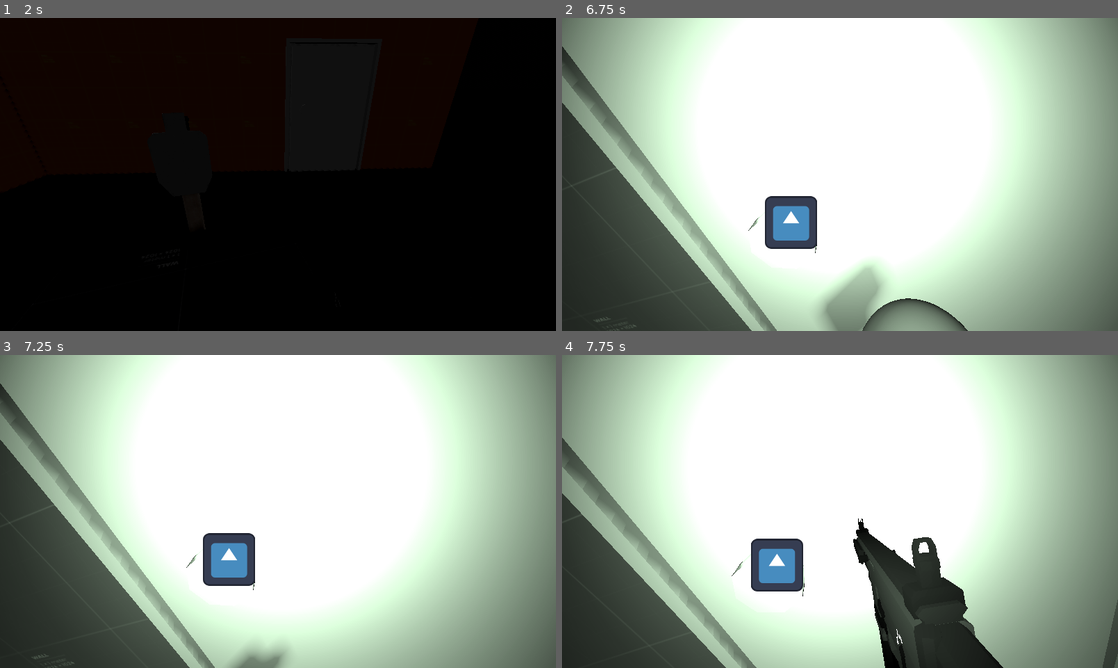
Above: before the commit, frames 1-4 (two rows, left to right).
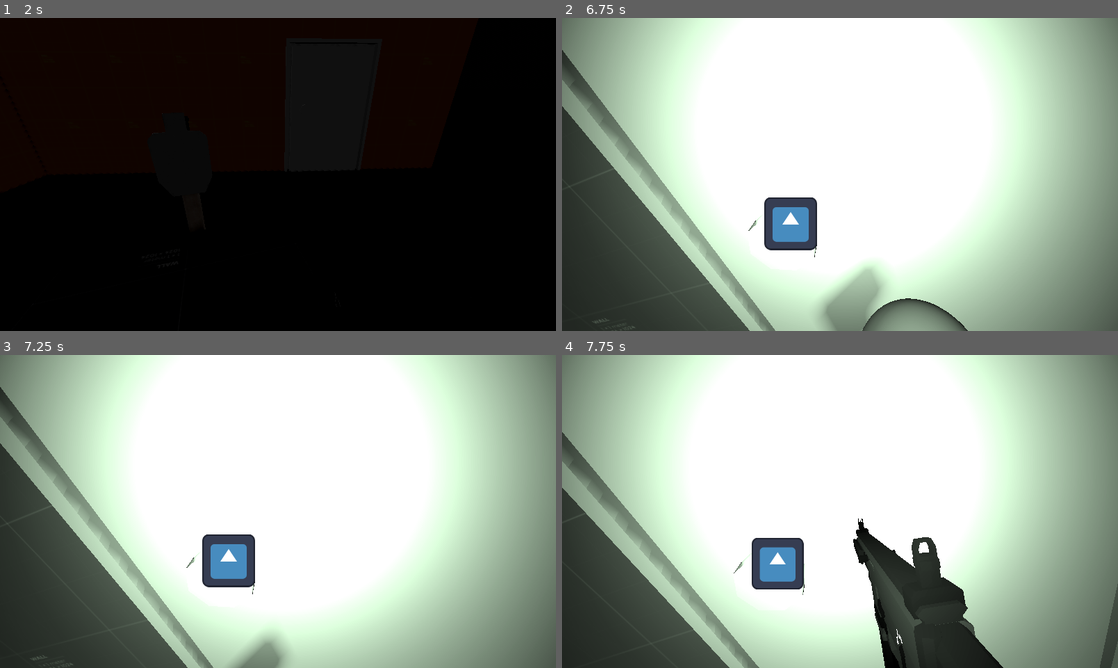
Above: after the commit, the same moments.

Repository: Ieida/Tactical-FPS-Godot
Game: Godot game, scene res://main_menu/main_menu.tscn
The game is run twice, just before and just after one commit, with the same random seed, the same clock (stepped at 60 frames per second) and the same inputs. The engine's default icon, where the game draws it, is replaced by a stand-in: a white triangle on a blue panel in a dark square.
Inputs (mouse positions are in pixels of both pictures, inside the frame that each line leads up to):
- Up to frame 1 (2 s): click "PLAY TEST" at 0.5 s; tap Enter at 1.25 s; move the mouse to (305, 174) at 1.27 s; hold W (move_forward) from 1.28 s (still down); tap 3 (grenade) at 1.35 s; tap 1 (primary) at 1.55 s
- Up to frame 2 (6.75 s): tap Space at 2, 3.5 s; move the mouse to (812, 174) at 2.02 s; tap 1 (primary) at 2.1, 3.8, 6.05, 6.6 s; tap 2 (secondary) at 2.3, 2.85, 4.55 s; tap Enter at 2.75, 4.25 s; move the mouse to (851, 168) at 2.77 s; tap 3 (grenade) at 3.05, 4.35, 5.3 s; move the mouse to (834, 180) at 3.52 s; tap F (flashlight_toggle) at 3.6 s; move the mouse to (878, 177) at 4.27 s; move the mouse to (795, 171) at 5.02 s; tap Z (laser_toggle) at 5.1 s; move the mouse to (845, 174) at 5.77 s; tap N (night_vision) at 5.85 s; move the mouse to (817, 168) at 6.52 s; release W (move_forward) at 6.53 s; hold E (lean_right) from 6.53 s (still down)
- Up to frame 3 (7.25 s): keep holding E (lean_right); tap 2 (secondary) at 6.8 s
- Up to frame 4 (7.75 s): tap Space at 7.25 s; move the mouse to (867, 511) at 7.27 s; release E (lean_right) at 7.28 s; hold W (move_forward) from 7.28 s (still down); tap T (rack_slide) at 7.35 s; tap 3 (grenade) at 7.55 s

Frame 1 is identical in both runs. In frame 2, 1.3% of the frame differs, in the area x 0-46%, y 9-100%; in frame 3, 1.5%; in frame 4, 2.0%, in the area x 0-100%, y 24-100%.

Commit message:
lean fixes

Diff:
--- a/player/player.gd
+++ b/player/player.gd
@@ -1,6 +1,6 @@
 extends Node3D
 
-@onready var camera: PlayerCamera = $CharacterBody3D/Node3D/PlayerCamera
+@onready var camera: PlayerCamera = $CharacterBody3D/BodyMiddlePivot/PlayerCamera
 @onready var body: CharacterBody3D = $CharacterBody3D
 @onready var health: Health = $Components/Health
 @onready var nausea: Nausea = $Components/Nausea
--- a/player/player.tscn
+++ b/player/player.tscn
@@ -741,7 +741,7 @@
 
 [node name="CharacterBody3D" type="CharacterBody3D" parent="." node_paths=PackedStringArray("camera")]
 script = ExtResource("2_bxk1o")
-camera = NodePath("Node3D/PlayerCamera")
+camera = NodePath("BodyMiddlePivot/PlayerCamera")
 max_speed = 2.0
 speed = 2.0
 
@@ -753,12 +753,10 @@
 transform = Transform3D(1, 0, 0, 0, -4.37114e-08, -1, 0, 1, -4.37114e-08, 0, 0, 0)
 shape = SubResource("SeparationRayShape3D_d8cd5")
 
-[node name="Node3D" type="Node3D" parent="CharacterBody3D"]
+[node name="BodyMiddlePivot" type="Node3D" parent="CharacterBody3D"]
 script = ExtResource("3_md4wb")
 
-[node name="Neck" type="Node3D" parent="CharacterBody3D/Node3D"]
-
-[node name="PlayerCamera" type="Camera3D" parent="CharacterBody3D/Node3D" node_paths=PackedStringArray("body")]
+[node name="PlayerCamera" type="Camera3D" parent="CharacterBody3D/BodyMiddlePivot" node_paths=PackedStringArray("body")]
 transform = Transform3D(1, 0, 0, 0, 1, 0, 0, 0, 1, 0, 0.5, 0)
 current = true
 script = ExtResource("2_jgt6g")
@@ -766,16 +764,16 @@
 sensitivity = ExtResource("4_7jfg2")
 shake_intensity = 1000.0
 
-[node name="NightVisionLight" type="SpotLight3D" parent="CharacterBody3D/Node3D/PlayerCamera"]
+[node name="NightVisionLight" type="SpotLight3D" parent="CharacterBody3D/BodyMiddlePivot/PlayerCamera"]
 light_energy = 0.04
 shadow_bias = 1.0
 spot_range = 30.0
 spot_angle = 60.0
 spot_angle_attenuation = 1.5
 
-[node name="Weapons" type="Node3D" parent="CharacterBody3D/Node3D/PlayerCamera"]
-
-[node name="SMGViewmodel" type="Node3D" parent="CharacterBody3D/Node3D/PlayerCamera/Weapons" node_paths=PackedStringArray("gun", "magazine", "flashlight", "laser", "weapon", "camera", "animation_player")]
+[node name="Weapons" type="Node3D" parent="CharacterBody3D/BodyMiddlePivot/PlayerCamera"]
+
+[node name="SMGViewmodel" type="Node3D" parent="CharacterBody3D/BodyMiddlePivot/PlayerCamera/Weapons" node_paths=PackedStringArray("gun", "magazine", "flashlight", "laser", "weapon", "camera", "animation_player")]
 script = ExtResource("8_7k0sh")
 gun = NodePath("SMG")
 magazine = NodePath("SMG/Magazine")
@@ -786,16 +784,16 @@
 camera = NodePath("../..")
 animation_player = NodePath("ViewmodelPlayer")
 
-[node name="SMG" parent="CharacterBody3D/Node3D/PlayerCamera/Weapons/SMGViewmodel" node_paths=PackedStringArray("magazine") instance=ExtResource("8_6ao76")]
+[node name="SMG" parent="CharacterBody3D/BodyMiddlePivot/PlayerCamera/Weapons/SMGViewmodel" node_paths=PackedStringArray("magazine") instance=ExtResource("8_6ao76")]
 transform = Transform3D(0.986285, -0.165048, 0, 0.165048, 0.986286, 0, 0, 0, 0.999999, 0.05, -0.08, -0.22)
 magazine = NodePath("Magazine")
 sideways_recoil_min = -1.0
 
-[node name="Magazine" type="Node3D" parent="CharacterBody3D/Node3D/PlayerCamera/Weapons/SMGViewmodel/SMG"]
+[node name="Magazine" type="Node3D" parent="CharacterBody3D/BodyMiddlePivot/PlayerCamera/Weapons/SMGViewmodel/SMG"]
 script = ExtResource("6_7fstl")
 max_rounds = 30
 
-[node name="Flashlight" parent="CharacterBody3D/Node3D/PlayerCamera/Weapons/SMGViewmodel/SMG" instance=ExtResource("9_nug04")]
+[node name="Flashlight" parent="CharacterBody3D/BodyMiddlePivot/PlayerCamera/Weapons/SMGViewmodel/SMG" instance=ExtResource("9_nug04")]
 transform = Transform3D(1, -2.08616e-07, 0, 4.47035e-08, 1, 0, 0, 0, 1, -2.98023e-08, -0.0289856, -0.192745)
 light_energy = 5.0
 shadow_enabled = false
@@ -804,17 +802,17 @@
 spot_angle_attenuation = 20.0
 on_energy = 5.0
 
-[node name="Attachment" type="Node3D" parent="CharacterBody3D/Node3D/PlayerCamera/Weapons/SMGViewmodel/SMG"]
+[node name="Attachment" type="Node3D" parent="CharacterBody3D/BodyMiddlePivot/PlayerCamera/Weapons/SMGViewmodel/SMG"]
 transform = Transform3D(1, 0, 0, 0, 1, 0, 0, 0, 1, 0.0241095, 0.018637, -0.154806)
 
-[node name="Laser" parent="CharacterBody3D/Node3D/PlayerCamera/Weapons/SMGViewmodel/SMG/Attachment" instance=ExtResource("12_p8yyq")]
-
-[node name="ViewmodelPlayer" type="AnimationPlayer" parent="CharacterBody3D/Node3D/PlayerCamera/Weapons/SMGViewmodel"]
+[node name="Laser" parent="CharacterBody3D/BodyMiddlePivot/PlayerCamera/Weapons/SMGViewmodel/SMG/Attachment" instance=ExtResource("12_p8yyq")]
+
+[node name="ViewmodelPlayer" type="AnimationPlayer" parent="CharacterBody3D/BodyMiddlePivot/PlayerCamera/Weapons/SMGViewmodel"]
 libraries = {
 "": SubResource("AnimationLibrary_7ix2q")
 }
 
-[node name="PistolViewmodel" type="Node3D" parent="CharacterBody3D/Node3D/PlayerCamera/Weapons" node_paths=PackedStringArray("gun", "magazine", "laser", "weapon", "camera", "animation_player")]
+[node name="PistolViewmodel" type="Node3D" parent="CharacterBody3D/BodyMiddlePivot/PlayerCamera/Weapons" node_paths=PackedStringArray("gun", "magazine", "laser", "weapon", "camera", "animation_player")]
 visible = false
 script = ExtResource("8_7k0sh")
 gun = NodePath("Pistol")
@@ -825,24 +823,24 @@
 camera = NodePath("../..")
 animation_player = NodePath("AnimationPlayer")
 
-[node name="Pistol" parent="CharacterBody3D/Node3D/PlayerCamera/Weapons/PistolViewmodel" node_paths=PackedStringArray("magazine") instance=ExtResource("8_udj60")]
+[node name="Pistol" parent="CharacterBody3D/BodyMiddlePivot/PlayerCamera/Weapons/PistolViewmodel" node_paths=PackedStringArray("magazine") instance=ExtResource("8_udj60")]
 transform = Transform3D(0.97998, -0.199094, 0, 0.199094, 0.97998, 0, 0, 0, 1, 0.0335386, -0.0839955, -0.106022)
 magazine = NodePath("Magazine")
 
-[node name="Magazine" parent="CharacterBody3D/Node3D/PlayerCamera/Weapons/PistolViewmodel/Pistol" instance=ExtResource("9_xpc40")]
+[node name="Magazine" parent="CharacterBody3D/BodyMiddlePivot/PlayerCamera/Weapons/PistolViewmodel/Pistol" instance=ExtResource("9_xpc40")]
 max_rounds = 10
 
-[node name="Attachment" type="Node3D" parent="CharacterBody3D/Node3D/PlayerCamera/Weapons/PistolViewmodel/Pistol"]
+[node name="Attachment" type="Node3D" parent="CharacterBody3D/BodyMiddlePivot/PlayerCamera/Weapons/PistolViewmodel/Pistol"]
 transform = Transform3D(1, 0, 0, 0, 1, 0, 0, 0, 1, 4.47035e-08, -0.0187612, -0.0839897)
 
-[node name="Laser" parent="CharacterBody3D/Node3D/PlayerCamera/Weapons/PistolViewmodel/Pistol/Attachment" instance=ExtResource("12_p8yyq")]
-
-[node name="AnimationPlayer" type="AnimationPlayer" parent="CharacterBody3D/Node3D/PlayerCamera/Weapons/PistolViewmodel"]
+[node name="Laser" parent="CharacterBody3D/BodyMiddlePivot/PlayerCamera/Weapons/PistolViewmodel/Pistol/Attachment" instance=ExtResource("12_p8yyq")]
+
+[node name="AnimationPlayer" type="AnimationPlayer" parent="CharacterBody3D/BodyMiddlePivot/PlayerCamera/Weapons/PistolViewmodel"]
 libraries = {
 "": SubResource("AnimationLibrary_4rby2")
 }
 
-[node name="GrenadeViewmodel" type="Node3D" parent="CharacterBody3D/Node3D/PlayerCamera/Weapons" node_paths=PackedStringArray("grenade", "player_body", "weapon", "camera", "animation_player")]
+[node name="GrenadeViewmodel" type="Node3D" parent="CharacterBody3D/BodyMiddlePivot/PlayerCamera/Weapons" node_paths=PackedStringArray("grenade", "player_body", "weapon", "camera", "animation_player")]
 visible = false
 script = ExtResource("10_vop7b")
 grenade = NodePath("Grenade")
@@ -853,10 +851,10 @@
 camera = NodePath("../..")
 animation_player = NodePath("AnimationPlayer")
 
-[node name="Grenade" parent="CharacterBody3D/Node3D/PlayerCamera/Weapons/GrenadeViewmodel" instance=ExtResource("10_i1x3m")]
+[node name="Grenade" parent="CharacterBody3D/BodyMiddlePivot/PlayerCamera/Weapons/GrenadeViewmodel" instance=ExtResource("10_i1x3m")]
 transform = Transform3D(1, 0, 0, 0, 1, 0, 0, 0, 1, 0.205, -0.23, -0.335)
 
-[node name="AnimationPlayer" type="AnimationPlayer" parent="CharacterBody3D/Node3D/PlayerCamera/Weapons/GrenadeViewmodel"]
+[node name="AnimationPlayer" type="AnimationPlayer" parent="CharacterBody3D/BodyMiddlePivot/PlayerCamera/Weapons/GrenadeViewmodel"]
 libraries = {
 "": SubResource("AnimationLibrary_rg55g")
 }
@@ -866,7 +864,7 @@
 transform = Transform3D(1, 0, 0, 0, 1, 0, 0, 0, 1, 0, 0.5, 0)
 script = SubResource("GDScript_6y26x")
 sprite = NodePath("../../UILayer/UI/InteractableSprite")
-camera = NodePath("../Node3D/PlayerCamera")
+camera = NodePath("../BodyMiddlePivot/PlayerCamera")
 
 [node name="CollisionShape3D" type="CollisionShape3D" parent="CharacterBody3D/Interactor"]
 shape = SubResource("SphereShape3D_lsy5n")
@@ -883,7 +881,7 @@
 
 [node name="Nausea" parent="Components" node_paths=PackedStringArray("camera") instance=ExtResource("2_135jv")]
 process_mode = 4
-camera = NodePath("../../CharacterBody3D/Node3D/PlayerCamera")
+camera = NodePath("../../CharacterBody3D/BodyMiddlePivot/PlayerCamera")
 length = 10.0
 duration = 0.5
 speed = 45.0
@@ -893,9 +891,9 @@
 
 [node name="WeaponSwitcher" type="Node" parent="Components" node_paths=PackedStringArray("primary", "secondary", "grenade")]
 script = SubResource("GDScript_27n7l")
-primary = NodePath("../../CharacterBody3D/Node3D/PlayerCamera/Weapons/SMGViewmodel")
-secondary = NodePath("../../CharacterBody3D/Node3D/PlayerCamera/Weapons/PistolViewmodel")
-grenade = NodePath("../../CharacterBody3D/Node3D/PlayerCamera/Weapons/GrenadeViewmodel")
+primary = NodePath("../../CharacterBody3D/BodyMiddlePivot/PlayerCamera/Weapons/SMGViewmodel")
+secondary = NodePath("../../CharacterBody3D/BodyMiddlePivot/PlayerCamera/Weapons/PistolViewmodel")
+grenade = NodePath("../../CharacterBody3D/BodyMiddlePivot/PlayerCamera/Weapons/GrenadeViewmodel")
 
 [node name="UILayer" type="CanvasLayer" parent="."]
 
@@ -919,7 +917,7 @@
 grow_vertical = 2
 color = Color(1, 1, 1, 0)
 script = SubResource("GDScript_jfra3")
-light = NodePath("../../../../CharacterBody3D/Node3D/PlayerCamera/NightVisionLight")
+light = NodePath("../../../../CharacterBody3D/BodyMiddlePivot/PlayerCamera/NightVisionLight")
 
 [node name="InteractableSprite" type="Sprite2D" parent="UILayer/UI"]
 texture = ExtResource("10_80gfq")
--- a/player_camera/player_camera.gd
+++ b/player_camera/player_camera.gd
@@ -71,7 +71,8 @@
 func _process(_delta):
 	basis = Basis()
 	rotate_object_local(Vector3.RIGHT, deg_to_rad(x))
-	global_rotate(body.global_basis.y, deg_to_rad(y))
+	get_parent().global_rotate(body.global_basis.y, deg_to_rad(y))
+	y = 0
 
 	# Shake managment
 	if shakes.size() > 0:
@@ -100,7 +101,7 @@
 	elif x < -90: x = -90
 
 func look_y(degrees: float):
-	y += degrees
+	y = degrees
 
 func shake(intensity: float, ease_value: float):
 	var s = Shake.new(intensity, ease_value)
